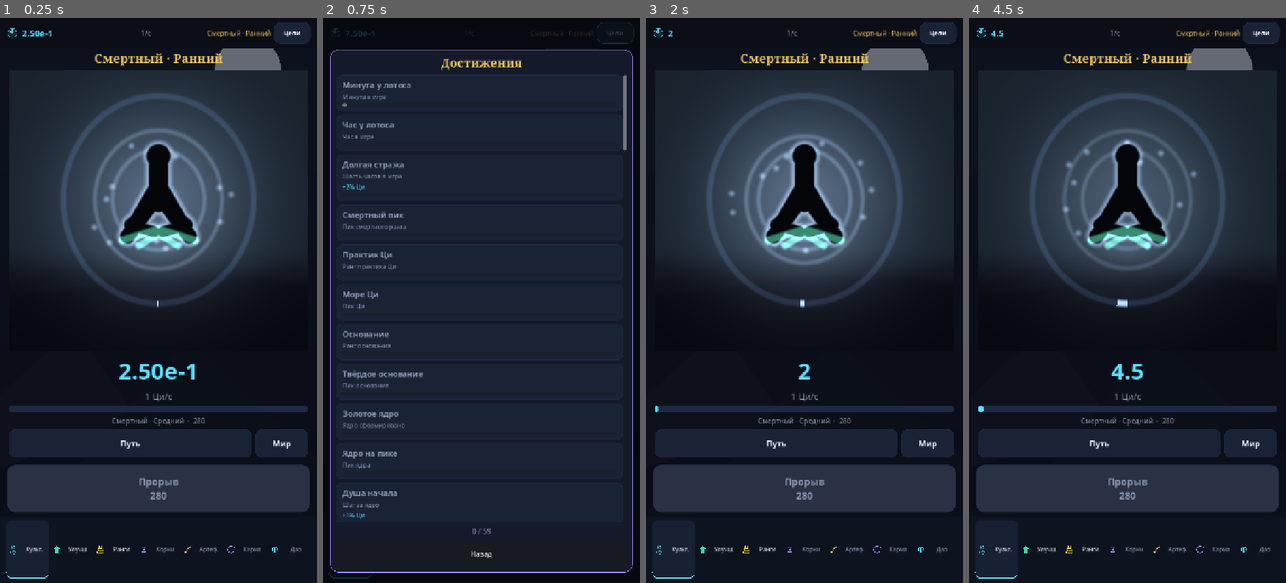
Above: before the commit, frames 1-4 (left to right).
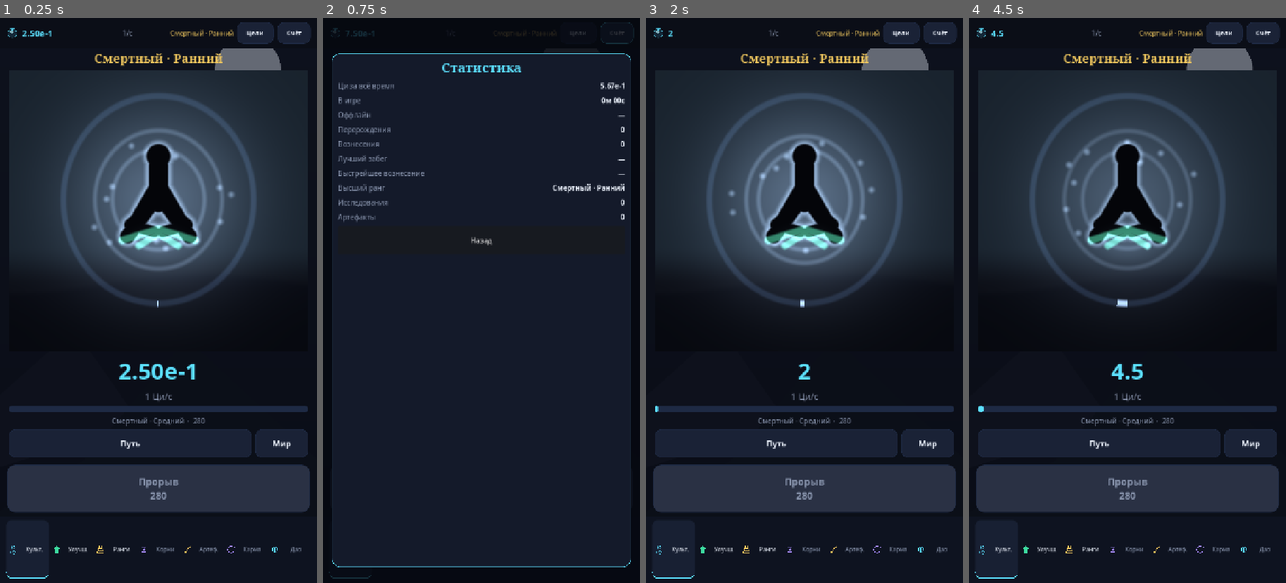
Above: after the commit, the same moments.

Repository: Garchita098/cultivation-beyond-heaven
Game: Godot game, scene res://scenes/main.tscn
The game is run twice, just before and just after one commit, with the same random seed, the same clock (stepped at 60 frames per second) and the same inputs.
Inputs (mouse positions are in pixels of both pictures, inside the frame that each line leads up to):
- Up to frame 1 (0.25 s): no input
- Up to frame 2 (0.75 s): click (617, 34) at 0.5 s, where only the run after the commit has a clickable "Счёт"
- Up to frame 3 (2 s): click "Назад" at 1.25 s
- Up to frame 4 (4.5 s): click "Цели" at 2 s; click "Путь" at 2.75 s; click "Мир" at 3.5 s; click "Культ." at 4.25 s

The runs differ from the first frame. In frame 1, 0.7% of the frame differs, in the area x 38-96%, y 0-5%; in frame 2, 6.9%, in the area x 2-98%, y 0-99%; in frame 3, 0.7%; in frame 4, 0.7%.

Commit message:
Record lifetime statistics and show them on a saved screen.
Time played, offline time, best rebirth, fastest ascension, and per-path time are stored in the save. The counters do not change Qi, so golden ticks stay the same.

Co-authored-by: Garchita098 <Garchita098@users.noreply.github.com>

Diff:
--- a/scenes/main.gd
+++ b/scenes/main.gd
@@ -42,6 +42,7 @@
 var _ascension_modal: Control
 var _world_sheet: Control
 var _achievements: Control
+var _stats: Control
 var _toast: PanelContainer
 var _toast_label: Label
 
@@ -127,6 +128,9 @@
 	_achievements = preload("res://scenes/achievements_sheet.gd").new()
 	_achievements.set_anchors_and_offsets_preset(Control.PRESET_FULL_RECT)
 	overlay.add_child(_achievements)
+	_stats = preload("res://scenes/stats_sheet.gd").new()
+	_stats.set_anchors_and_offsets_preset(Control.PRESET_FULL_RECT)
+	overlay.add_child(_stats)
 	_build_toast(theme)
 	overlay.add_child(_toast)
 	EventBus.achievement_unlocked.connect(_show_toast)
@@ -220,6 +224,13 @@
 	goals.add_theme_font_size_override("font_size", 14)
 	goals.pressed.connect(func(): _achievements.show_sheet())
 	row.add_child(goals)
+	var stats_btn := Button.new()
+	stats_btn.text = "Счёт"
+	stats_btn.focus_mode = Control.FOCUS_NONE
+	stats_btn.custom_minimum_size = Vector2(76, 48)
+	stats_btn.add_theme_font_size_override("font_size", 14)
+	stats_btn.pressed.connect(func(): _stats.show_sheet())
+	row.add_child(stats_btn)
 
 
 func _build_toast(theme: CBHTheme) -> void:
--- /dev/null
+++ b/scenes/stats_sheet.gd
@@ -0,0 +1,97 @@
+extends Control
+## Lifetime totals. The numbers live in the save under stats.
+
+
+func _ready() -> void:
+	visible = false
+	mouse_filter = Control.MOUSE_FILTER_STOP
+	set_anchors_preset(Control.PRESET_FULL_RECT)
+
+
+func show_sheet() -> void:
+	for child in get_children():
+		child.queue_free()
+	var dim := ColorRect.new()
+	dim.color = Color(0.02, 0.03, 0.06, 0.82)
+	dim.set_anchors_preset(Control.PRESET_FULL_RECT)
+	add_child(dim)
+	var theme := CBHTheme.shared()
+	var frame := MarginContainer.new()
+	frame.set_anchors_preset(Control.PRESET_FULL_RECT)
+	frame.add_theme_constant_override("margin_left", 20)
+	frame.add_theme_constant_override("margin_right", 20)
+	frame.add_theme_constant_override("margin_top", 80)
+	frame.add_theme_constant_override("margin_bottom", 36)
+	add_child(frame)
+	var panel := PanelContainer.new()
+	panel.add_theme_stylebox_override("panel", CBHTheme.flat(CBHTheme.COL_PANEL, CBHTheme.COL_QI, 18, 1))
+	frame.add_child(panel)
+	var box := VBoxContainer.new()
+	box.add_theme_constant_override("separation", 10)
+	panel.add_child(box)
+	var title := Label.new()
+	title.text = "Статистика"
+	title.horizontal_alignment = HORIZONTAL_ALIGNMENT_CENTER
+	CBHTheme.style_label(title, theme.font_serif, 30, CBHTheme.COL_QI)
+	box.add_child(title)
+	var run := GameState.run
+	if run == null:
+		visible = true
+		return
+	var rank: Dictionary = Content.data.rank_at(run.highest_rank_index)
+	var stats: Dictionary = run.stats
+	var lines: Array = [
+		["Ци за всё время", Economy.format_qi(run.lifetime_qi)],
+		["В игре", _clock(run.time_sec)],
+		["Оффлайн", _clock(float(stats.get("offline_sec", 0.0)))],
+		["Перерождения", str(run.rebirth_count)],
+		["Вознесения", str(run.ascension_count)],
+		["Лучший забег", _clock(float(stats.get("best_rebirth_sec", 0.0)))],
+		["Быстрейшее вознесение", _clock(float(stats.get("fastest_ascension_sec", 0.0)))],
+		["Высший ранг", str(rank.get("name_ru", ""))],
+		["Исследования", "%d" % run.research_done.size()],
+		["Артефакты", "%d" % run.artifacts_owned.size()],
+	]
+	for pair in lines:
+		box.add_child(_line(theme, str(pair[0]), str(pair[1])))
+	var path_sec: Dictionary = stats.get("path_sec", {})
+	if not path_sec.is_empty():
+		var head := Label.new()
+		head.text = "Пути"
+		CBHTheme.style_label(head, theme.font_bold, 18, CBHTheme.COL_DAO)
+		box.add_child(head)
+		for key in path_sec.keys():
+			box.add_child(_line(theme, str(key), _clock(float(path_sec[key]))))
+	var back := Button.new()
+	back.text = "Назад"
+	back.custom_minimum_size = Vector2(0, 64)
+	back.focus_mode = Control.FOCUS_NONE
+	back.pressed.connect(func(): visible = false)
+	box.add_child(back)
+	visible = true
+
+
+func _line(theme: CBHTheme, label_text: String, value: String) -> HBoxContainer:
+	var row := HBoxContainer.new()
+	var left := Label.new()
+	left.text = label_text
+	left.size_flags_horizontal = Control.SIZE_EXPAND_FILL
+	CBHTheme.style_label(left, theme.font_sans, 16, CBHTheme.COL_MUTED)
+	row.add_child(left)
+	var right := Label.new()
+	right.text = value
+	CBHTheme.style_label(right, theme.font_bold, 16, CBHTheme.COL_TEXT)
+	row.add_child(right)
+	return row
+
+
+func _clock(seconds: float) -> String:
+	if seconds <= 0.0:
+		return "—"
+	var total := int(seconds)
+	var h := int(total / 3600)
+	var m := int((total % 3600) / 60)
+	var s := total % 60
+	if h > 0:
+		return "%dч %02dм" % [h, m]
+	return "%dм %02dс" % [m, s]
--- a/scripts/achievements_rules.gd
+++ b/scripts/achievements_rules.gd
@@ -54,6 +54,25 @@
 	if not worlds.has(state.world_id):
 		worlds.append(state.world_id)
 		state.stats["worlds"] = worlds
+
+
+static func on_rebirth(state: SimState) -> void:
+	var start := float(state.stats.get("segment_start", 0.0))
+	var dur := state.time_sec - start
+	var best := float(state.stats.get("best_rebirth_sec", 0.0))
+	if dur > 1.0 and (best <= 0.0 or dur < best):
+		state.stats["best_rebirth_sec"] = dur
+	state.stats["segment_start"] = state.time_sec
+
+
+static func on_ascension(state: SimState) -> void:
+	var start := float(state.stats.get("asc_segment_start", 0.0))
+	var dur := state.time_sec - start
+	var best := float(state.stats.get("fastest_ascension_sec", 0.0))
+	if dur > 1.0 and (best <= 0.0 or dur < best):
+		state.stats["fastest_ascension_sec"] = dur
+	state.stats["asc_segment_start"] = state.time_sec
+	state.stats["segment_start"] = state.time_sec
 
 
 static func on_offline(state: SimState, absent: float) -> void:
--- a/scripts/economy_core.gd
+++ b/scripts/economy_core.gd
@@ -803,6 +803,7 @@
 	state.rank_index = 0
 	_apply_start_rank(data, state)
 	state.last_purchase_or_unlock_time = state.time_sec
+	Achievements.on_rebirth(state)
 	Stage3Rules.on_rebirth(data, state)
 	_mark(state, "rebirth:%d" % state.rebirth_count)
 	_mark(state, "first_rebirth")
--- a/scripts/stage3_rules.gd
+++ b/scripts/stage3_rules.gd
@@ -791,6 +791,7 @@
 	EconomyCore._apply_start_rank(data, state)
 	state.last_purchase_or_unlock_time = state.time_sec
 	EconomyCore._mark(state, "ascension:%d" % state.ascension_count)
+	Achievements.on_ascension(state)
 	EconomyCore._mark(state, "world:" + nxt)
 	return true
 
